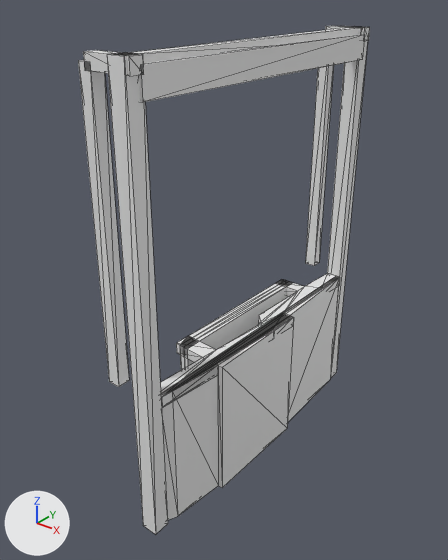
An edit to the glTF model models/gorinchem/gorinchem-brug-0db97669/gorinchem-brug-0db97669.glb, drawn before and after from the same camera.
Camera for both pictures: a 50 mm lens placed at (24.1, -33.3, 24.0), pointed at (-1.3, -1.6, 4.4). The lights are fixed; the arrows at lower left show +X, +Y and +Z. The picture after the commit comes second. Mesh edges are drawn as thin lines.

Objects in the first picture: 'building:balans', 'building:balans 2', 'building:contragewicht', 'building:hamei', 'building:hamei 2', 'building:hangstang', 'building:hangstang 2', 'building:portaal', 'road:dek', 'road:landhoofd (aangenomen)', 'road:landhoofd (aangenomen) 2'.
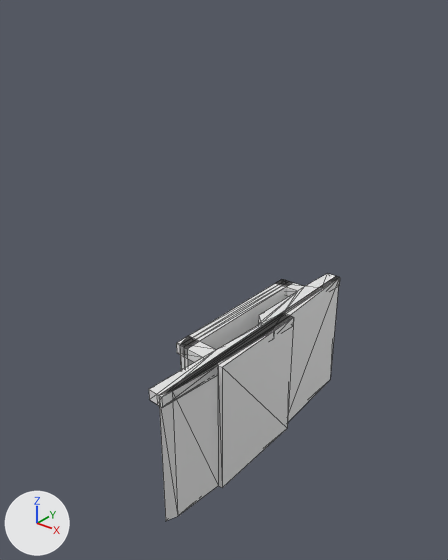
The change in detail:
Object 'building:hamei' (ob_building_hamei) is deleted.
Object 'building:hamei 2' (ob_building_hamei_2) is deleted.
Object 'building:portaal' (ob_building_portaal) is deleted.
Object 'building:balans' (ob_building_balans) is deleted.
Object 'building:hangstang' (ob_building_hangstang) is deleted.
Object 'building:balans 2' (ob_building_balans_2) is deleted.
Object 'building:hangstang 2' (ob_building_hangstang_2) is deleted.
Object 'building:contragewicht' (ob_building_contragewicht) is deleted.

Changed parts and their boxes (x1, y1, x2, y2) in the pictures (448 x 560 px):
'building:hamei 2', deleted: before (107, 52, 168, 534)
'building:hangstang 2', deleted: before (78, 60, 129, 387)
'building:contragewicht', deleted: before (139, 35, 365, 102)
'building:hamei', deleted: before (327, 26, 368, 378)
'building:hangstang', deleted: before (306, 65, 334, 266)
'building:portaal', deleted: before (119, 27, 362, 63)
'building:balans 2', deleted: before (83, 50, 144, 76)
'building:balans', deleted: before (325, 26, 370, 41)
